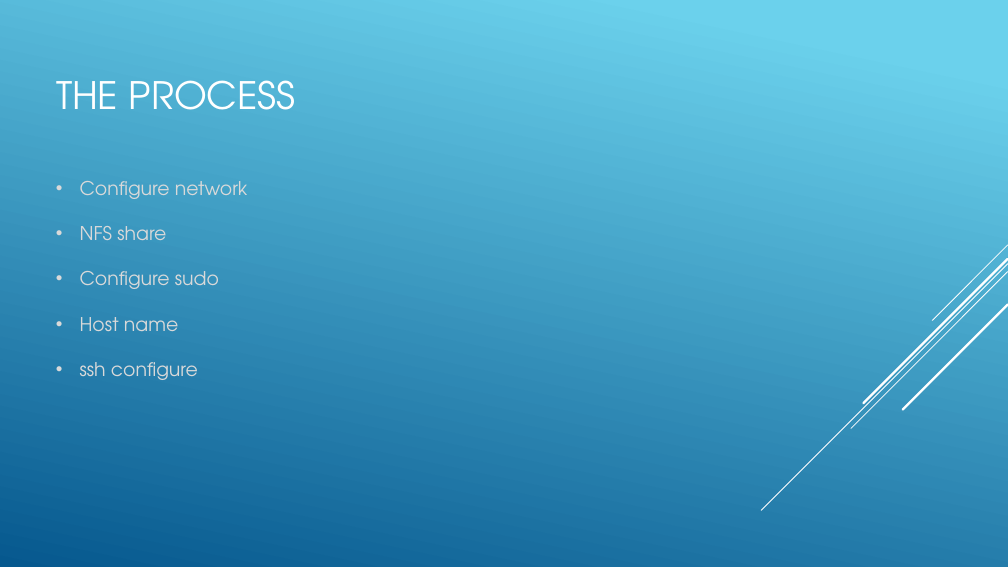
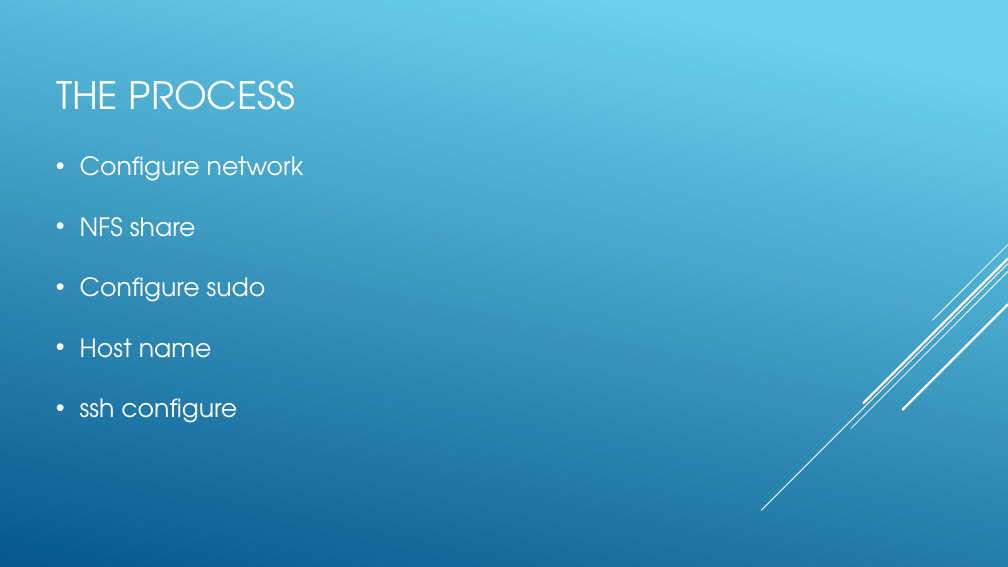
Before and after one commit to SDSMT-CSC464-F15/arm, a slide deck: slide 5 of Documents/ClientPresent2.pptx. Drawn at 1008x567 pixels with LibreOffice and Linux fonts; fonts in the diff are those of the drawing. Boxes give left, top, right and bottom in pixels: in the first picture for what was removed or moved away, otherwise in the second. Text is boxed around its words. In the diff, an @@ line names an element or a change of style, - is before the commit and + after.

```diff
--- a/Documents/ClientPresent2.pptx
+++ b/Documents/ClientPresent2.pptx
@@ text "Configure network": place and size @@
-text "Configure network" at (80,181,248,380)
+text "Configure network" at (80,156,304,423)
@@ text "Configure network" at (80,156,304,423): size 18 to 24 pt, text colour #D9D9D9 to #FFFFFF @@
```
Also in this commit, not shown: 12 other slides changed, 1 slide added.
